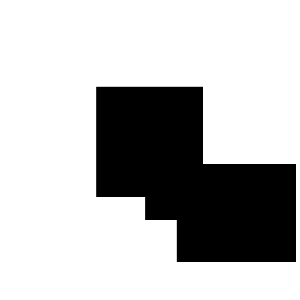
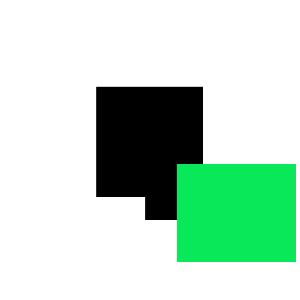
Layered file, before and after one edit (300x300). Changes by layer:
painted on "Shape 3" over <box>176,164,296,262</box>
